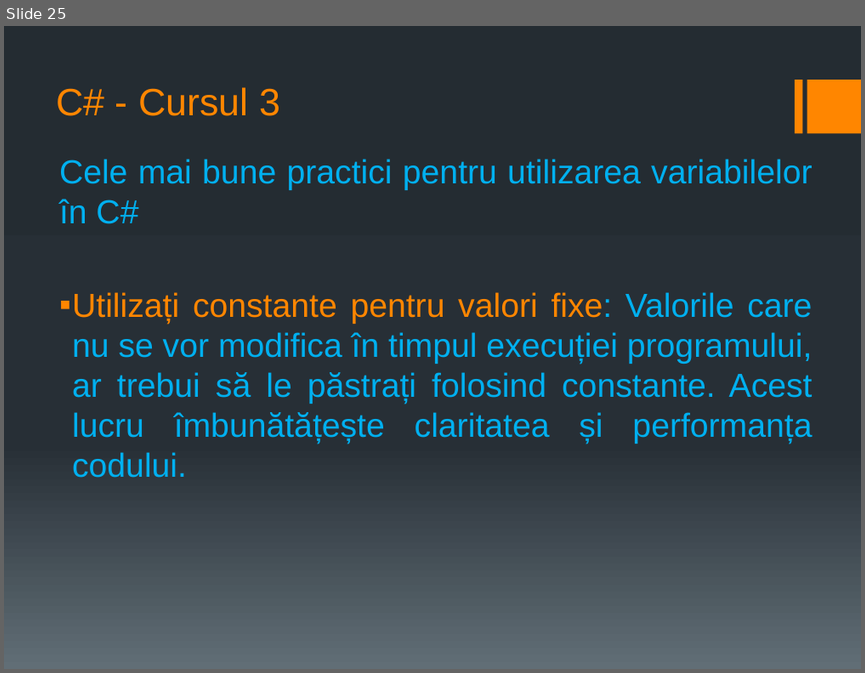
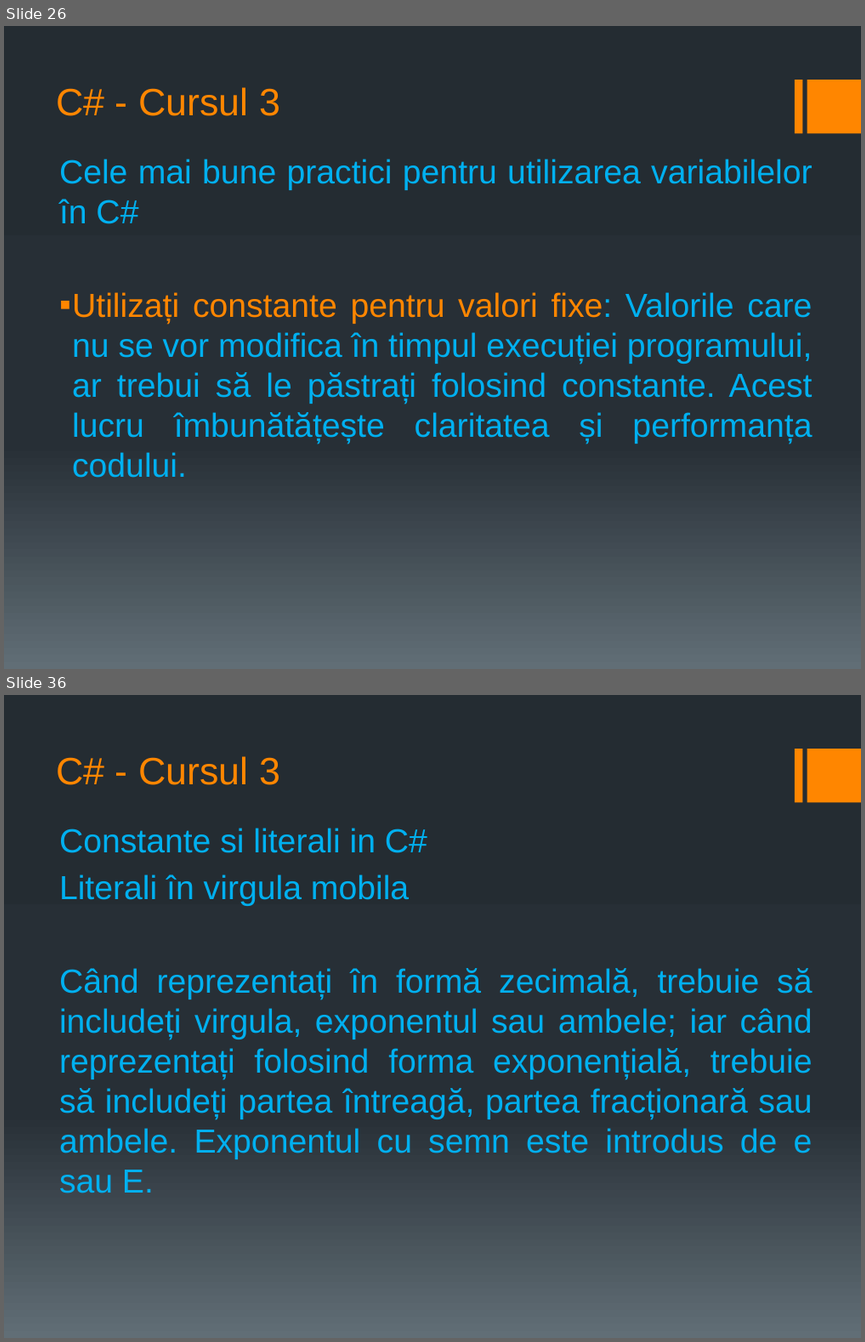
Before and after one commit to PelleRemus/Geoinformatica_Promotia_2025_2028, a slide deck: AlgoritmiSiStructuriDeDate1/Cursuri/cursul 3.pptx. Shown one above the other, each under a label of ours: slide 25 before the commit, slides 26 and 36 after it; the slides between them are not shown. The pictures are 865x673 and 865x1342 pixels, drawn with LibreOffice and Linux fonts; fonts in the diff are those of the drawing. Boxes give left, top, right and bottom in pixels: in the first picture for what was removed or moved away, otherwise in the second. Text is boxed around its words. In the diff, an @@ line names an element or a change of style, - is before the commit and + after.

Commit message:
structuri, enumeratii, constante; algoritmul pentru verificarea daca un numar este prim

```diff
--- a/AlgoritmiSiStructuriDeDate1/Cursuri/cursul 3.pptx
+++ b/AlgoritmiSiStructuriDeDate1/Cursuri/cursul 3.pptx
@@ slide 36 added at (x1=4, y1=695, x2=861, y2=1338), background gradient #242C33 to #273037 to #636D76; not listed: 2 template elements that a slide beside it also shows @@
@@ title added at (x1=56, y1=756, x2=280, y2=785), 32 pt, text #FF8600 @@
+C# - Cursul 3
@@ text added at (x1=59, y1=828, x2=812, y2=1193), 28 pt, text #00B0F0 @@
+Constante si literali in C#
+Literali în virgula mobila
+Când reprezentați în formă zecimală, trebuie să includeți virgula, exponentul sau ambele; iar când reprezentați folosind forma exponențială, trebuie să includeți partea întreagă, partea fracționară sau ambele. Exponentul cu semn este introdus de e sau E.
@@ what was slide 25 is now slide 26 @@
```
Also in this commit, not shown: 2 slides changed, 22 other slides added, 5 other files.
